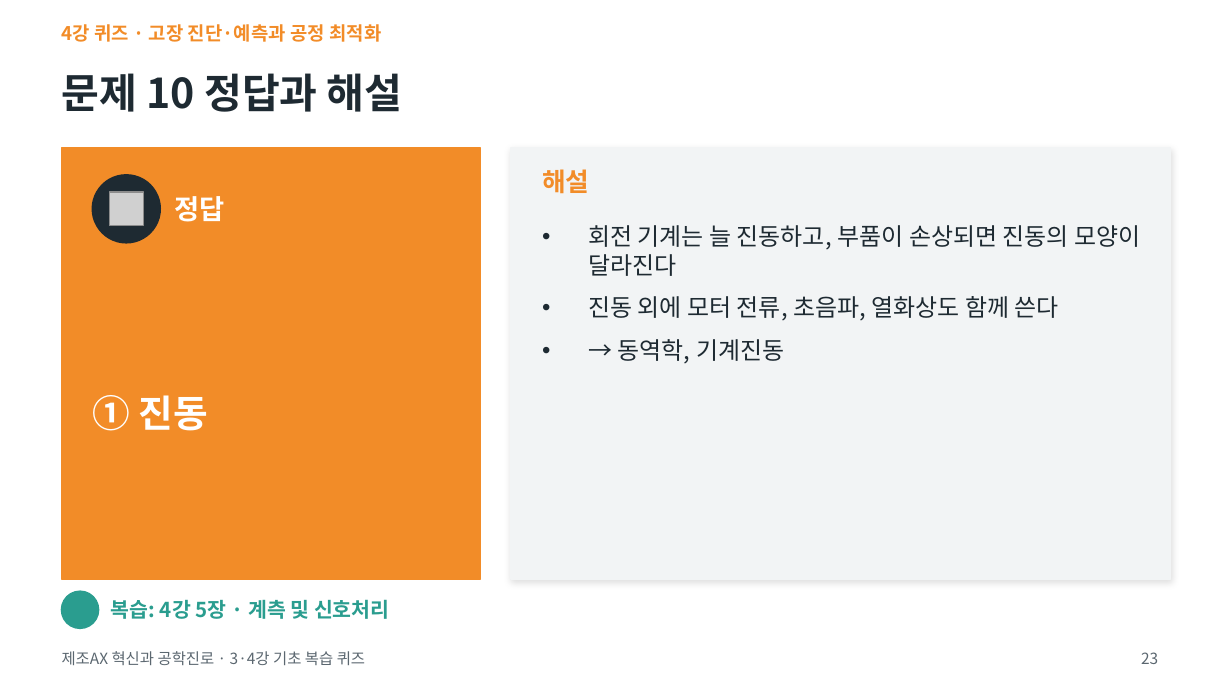
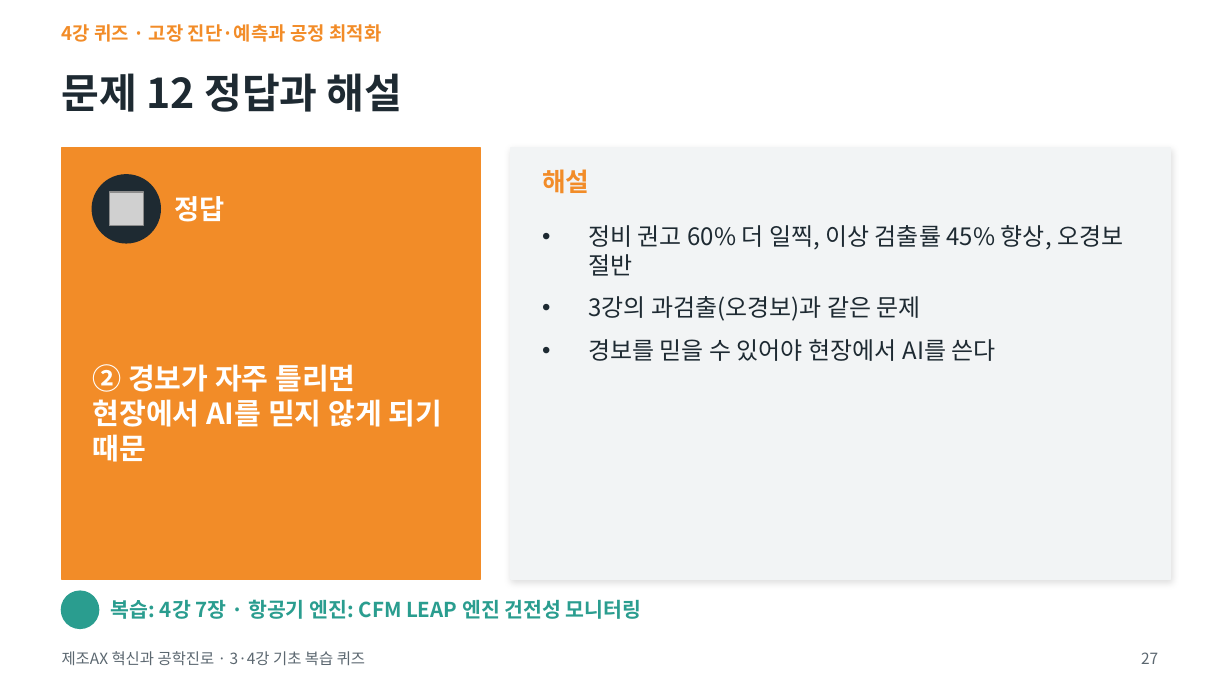
Before and after one commit to ykkimhgu/Intro-MCE-Freshman-Course, a slide deck: slide 27 of quiz34/3-4강_기초복습퀴즈.pptx (slide 23 before the commit). Drawn at 1232x693 pixels with LibreOffice and Linux fonts; fonts in the diff are those of the drawing; grey boxes stand for pictures; background and template pictures are left out. Boxes give left, top, right and bottom in pixels: in the first picture for what was removed or moved away, otherwise in the second. Text is boxed around its words. In the diff, an @@ line names an element or a change of style, - is before the commit and + after.

```diff
--- a/quiz34/3-4강_기초복습퀴즈.pptx
+++ b/quiz34/3-4강_기초복습퀴즈.pptx
@@ title at [62,73,403,112]: text changed @@
-문제 10 정답과 해설
+문제 12 정답과 해설
@@ text at [588,225,1123,361]: text changed @@
-• 회전 기계는 늘 진동하고, 부품이 손상되면 진동의 모양이 달라진다
-• 진동 외에 모터 전류, 초음파, 열화상도 함께 쓴다
-• → 동역학, 기계진동
+• 정비 권고 60% 더 일찍, 이상 검출률 45% 향상, 오경보 절반
+• 3강의 과검출(오경보)과 같은 문제
+• 경보를 믿을 수 있어야 현장에서 AI를 쓴다
@@ text at [92,364,442,462]: text changed; size 22 to 17 pt @@
-① 진동
+② 경보가 자주 틀리면 현장에서 AI를 믿지 않게 되기 때문
@@ text at [111,599,641,619]: text changed @@
-복습: 4강 5장 · 계측 및 신호처리
+복습: 4강 7장 · 항공기 엔진: CFM LEAP 엔진 건전성 모니터링
@@ page number at [1141,652,1158,664]: text changed @@
-23
+27
```
Also in this commit, not shown: 26 other slides changed, 1 slide added, 1 slide removed, 20 other files.
